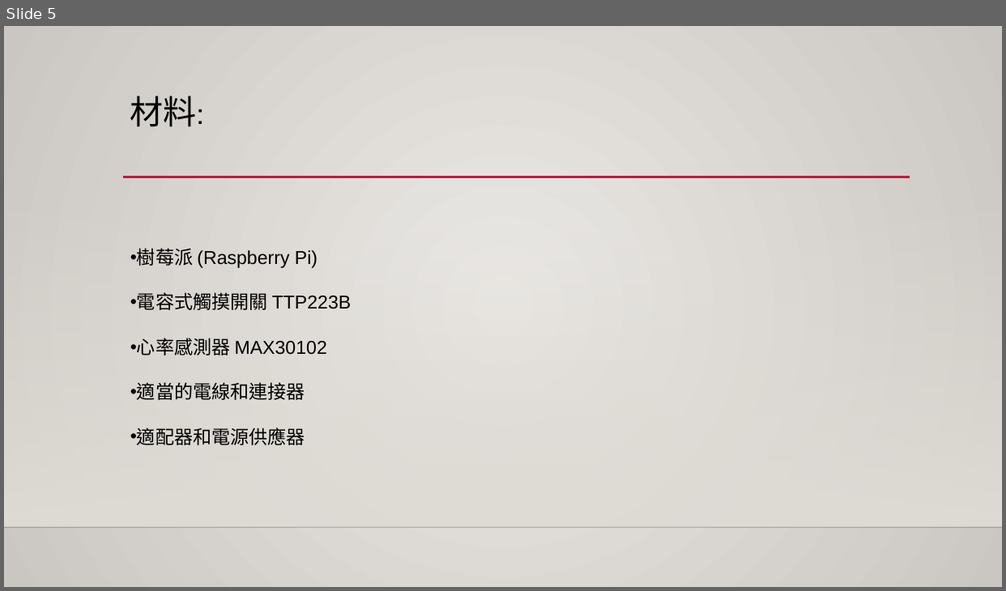
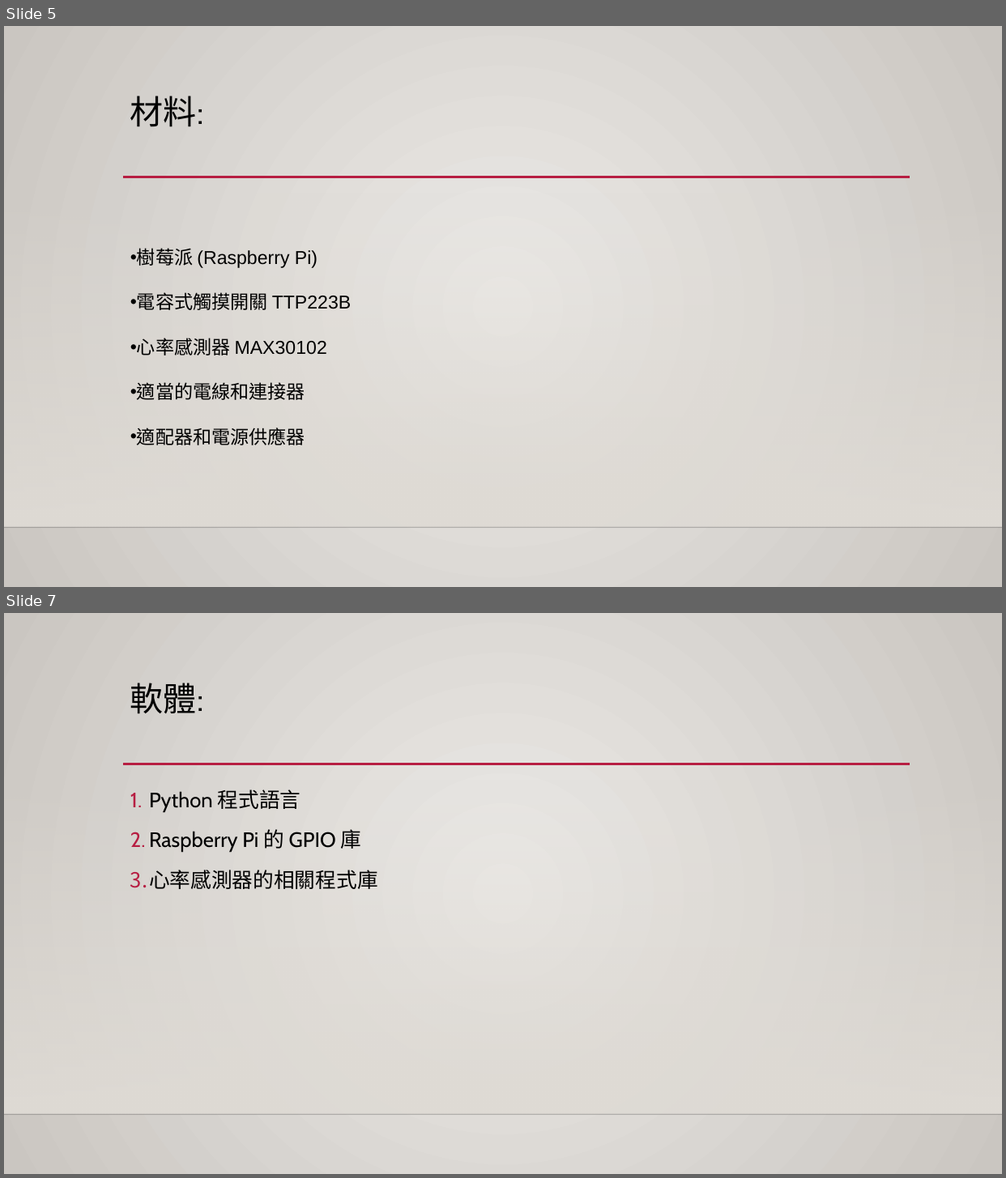
Before and after one commit to 4110E102/2024.2.29, a slide deck: 4110E102 PIgame.pptx. Shown one above the other, each under a label of ours: slide 5 before the commit, slides 5 and 7 after it; the slides between them are not shown. The pictures are 1006x591 and 1006x1178 pixels, drawn with LibreOffice and Linux fonts; fonts in the diff are those of the drawing; background and template pictures are left out. Boxes give left, top, right and bottom in pixels: in the first picture for what was removed or moved away, otherwise in the second. Text is boxed around its words. In the diff, an @@ line names an element or a change of style, - is before the commit and + after.

```diff
--- a/4110E102 PIgame.pptx
+++ b/4110E102 PIgame.pptx
@@ slide 7 added at bbox=[4, 613, 1002, 1174], background gradient #ECEAE7 to #CAC7C1; not listed: 3 template elements that a slide beside it also shows @@
@@ title added at bbox=[130, 683, 204, 714], 32 pt, text #000000 @@
+軟體:
@@ text added at bbox=[130, 790, 378, 889], 20 pt, text #000000 @@
+1. Python 程式語言
+2. Raspberry Pi 的 GPIO 庫
+3. 心率感測器的相關程式庫
```
Also in this commit, not shown: 2 slides changed, 9 other slides added, 1 slide removed.
